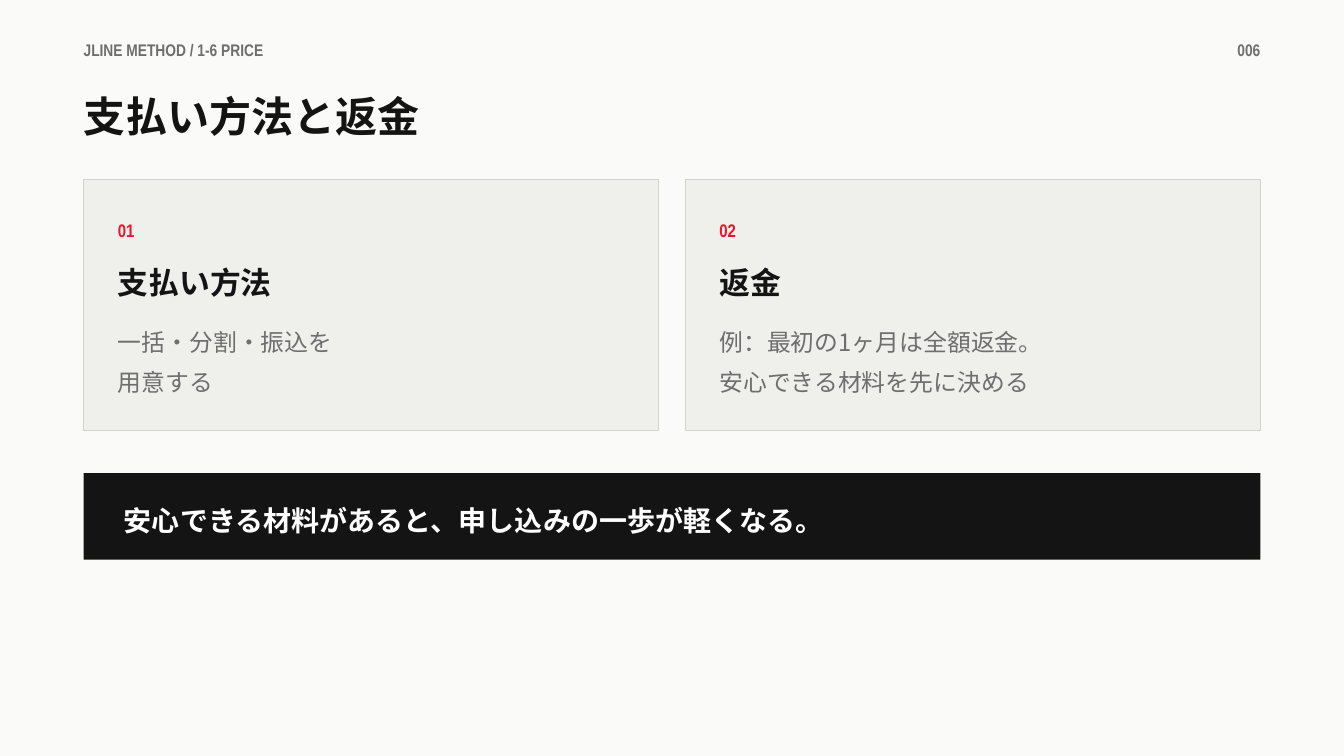
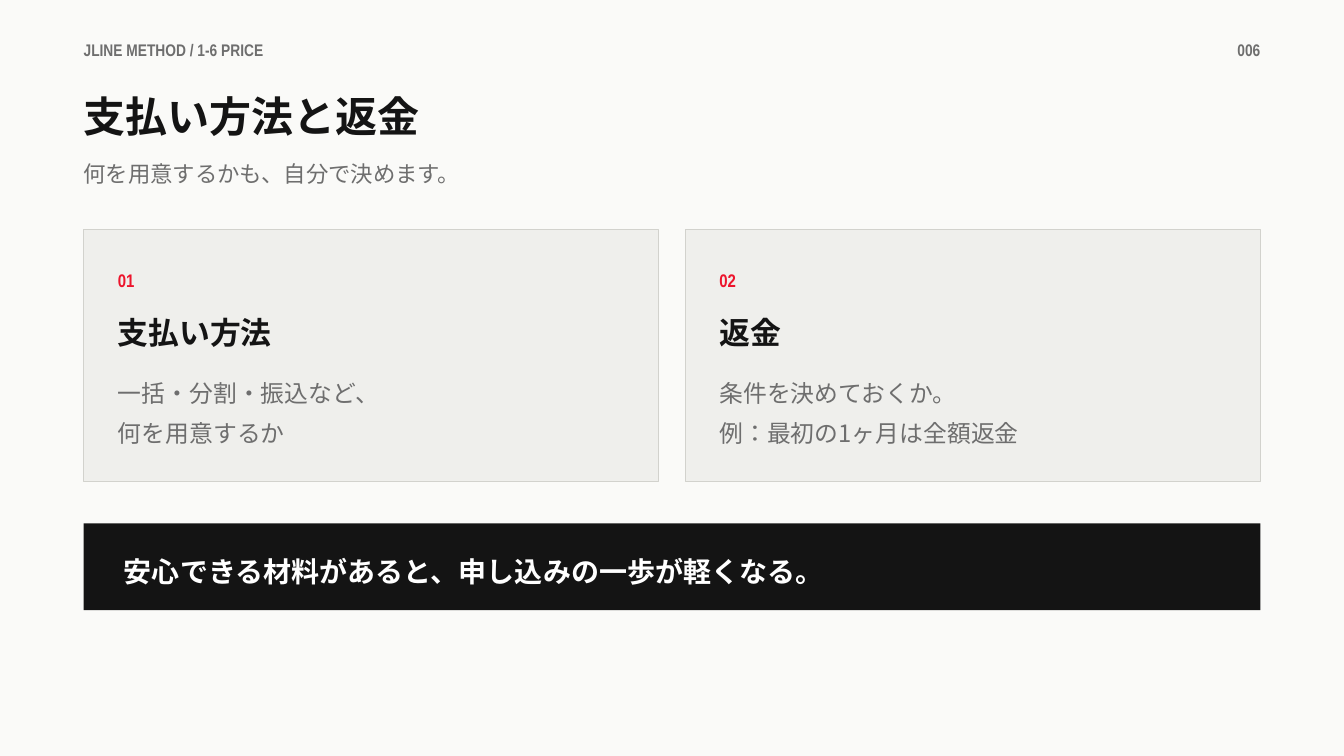
Before and after one commit to takafumisuzuki1117-sys/takafumi_suzuki, a slide deck: slide 6 of JLINEメソッド/教材/1章/1-6_価格の決め方.pptx. Drawn at 1344x756 pixels with LibreOffice and Linux fonts; fonts in the diff are those of the drawing. Boxes give left, top, right and bottom in pixels: in the first picture for what was removed or moved away, otherwise in the second. Text is boxed around its words. In the diff, an @@ line names an element or a change of style, - is before the commit and + after.

```diff
--- a/JLINEメソッド/教材/1章/1-6_価格の決め方.pptx
+++ b/JLINEメソッド/教材/1章/1-6_価格の決め方.pptx
@@ text added at bbox=[84, 163, 461, 184], 16 pt, text #6E6E6E @@
+何を用意するかも、自分で決めます。
@@ 5 texts, 3 rectangles: place and size @@
-5 texts, 3 rectangles at bbox=[84, 179, 1261, 560]
+5 texts, 3 rectangles at bbox=[84, 230, 1261, 610]
@@ text at bbox=[118, 382, 379, 444]: text changed @@
-一括・分割・振込を
-用意する
+一括・分割・振込など、
+何を用意するか
@@ text at bbox=[719, 382, 1018, 444]: text changed @@
-例：最初の1ヶ月は全額返金。
-安心できる材料を先に決める
+条件を決めておくか。
+例：最初の1ヶ月は全額返金
```
Also in this commit, not shown: 7 other slides changed, 27 other files.
